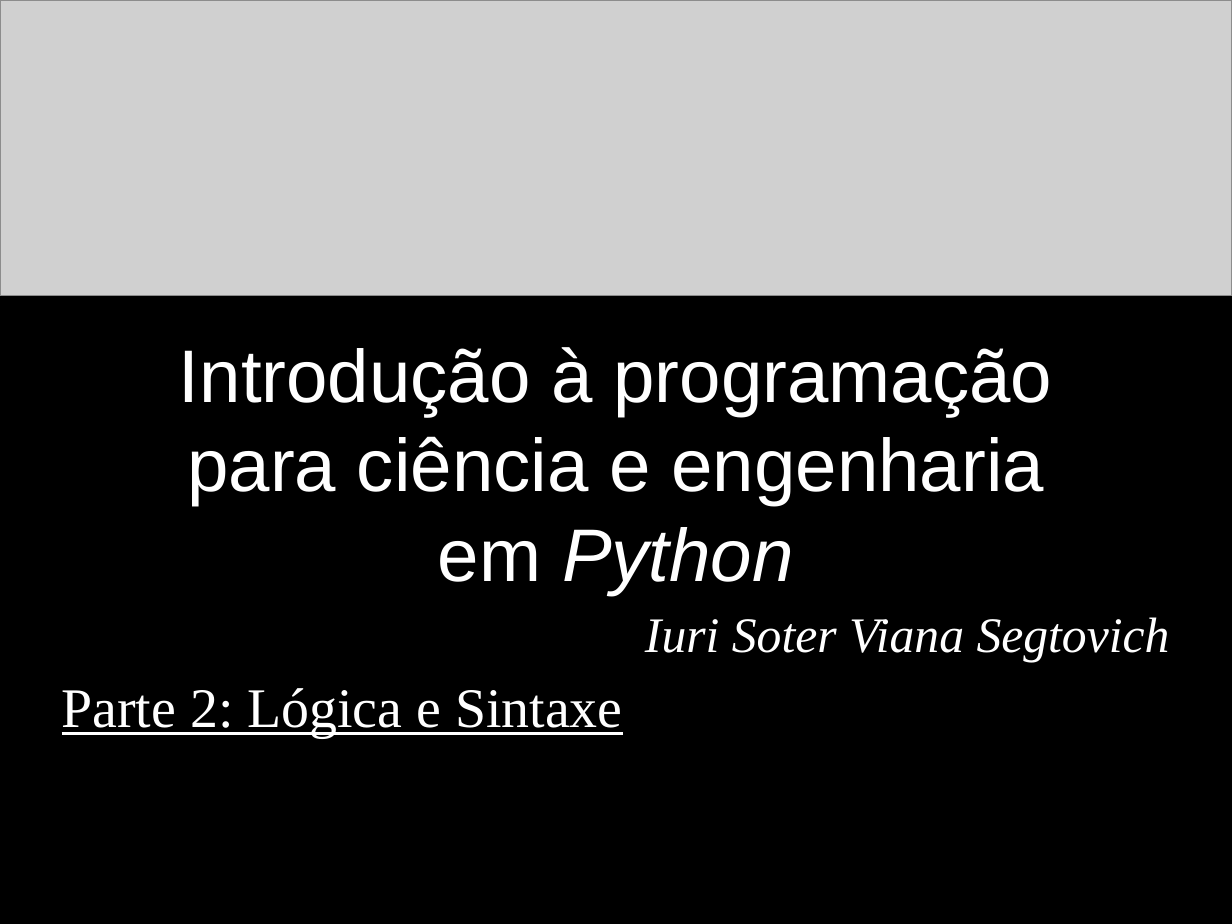
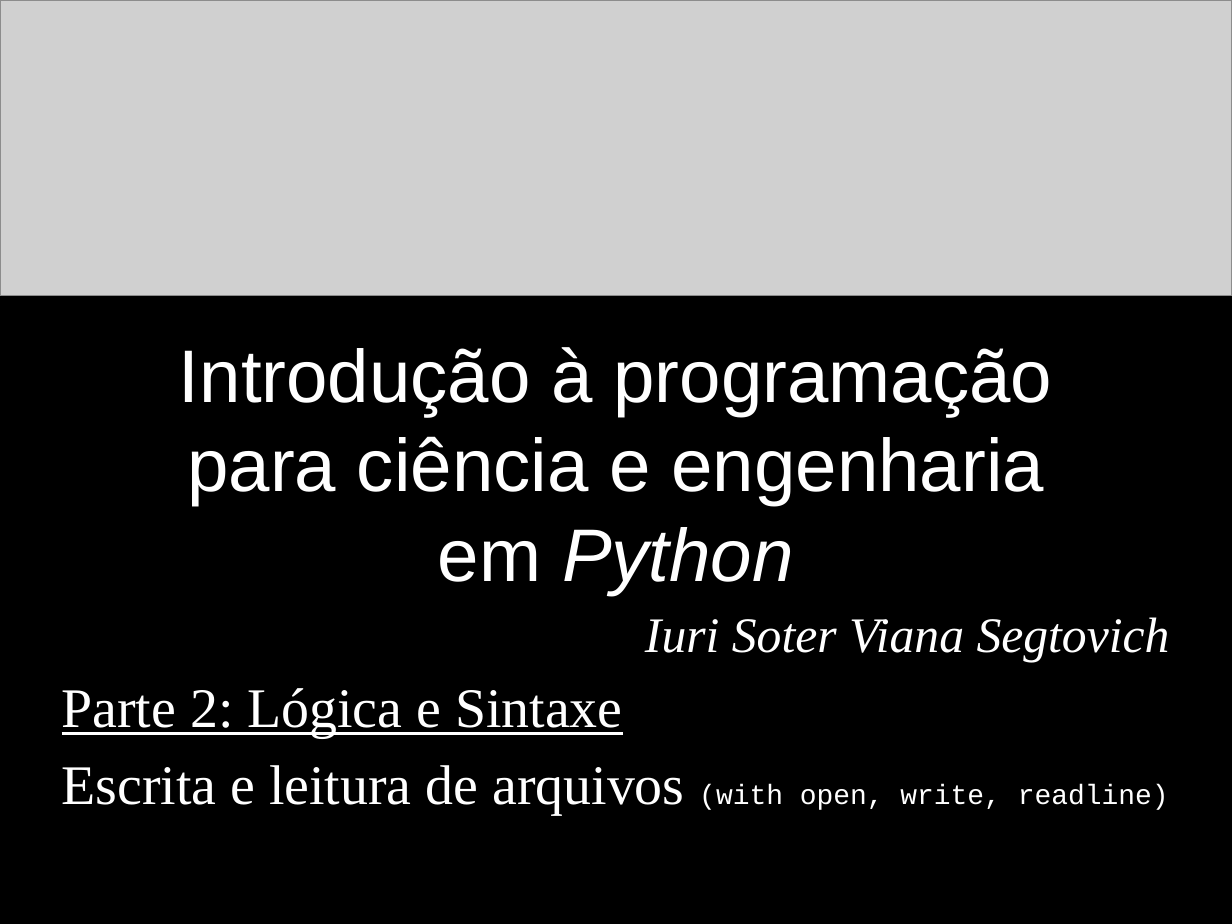
Before and after one commit to iurisegtovich/CursoSciPySEQ2018, a slide deck: slide 1 of arquivos_office/curso_parte2E_logica_e_sintaxe_ARQUIVOS_MODULE_READ_WRITE.odp. Drawn at 1232x924 pixels with LibreOffice and Linux fonts; fonts in the diff are those of the drawing; grey boxes stand for pictures. Boxes give left, top, right and bottom in pixels: in the first picture for what was removed or moved away, otherwise in the second. Text is boxed around its words. In the diff, an @@ line names an element or a change of style, - is before the commit and + after.

```diff
--- a/arquivos_office/curso_parte2E_logica_e_sintaxe_ARQUIVOS_MODULE_READ_WRITE.odp
+++ b/arquivos_office/curso_parte2E_logica_e_sintaxe_ARQUIVOS_MODULE_READ_WRITE.odp
@@ text at box(62, 765, 1169, 814): paragraph added @@
+Escrita e leitura de arquivos (with open, write, readline)
```
Also in this commit, not shown: 27 other files.
